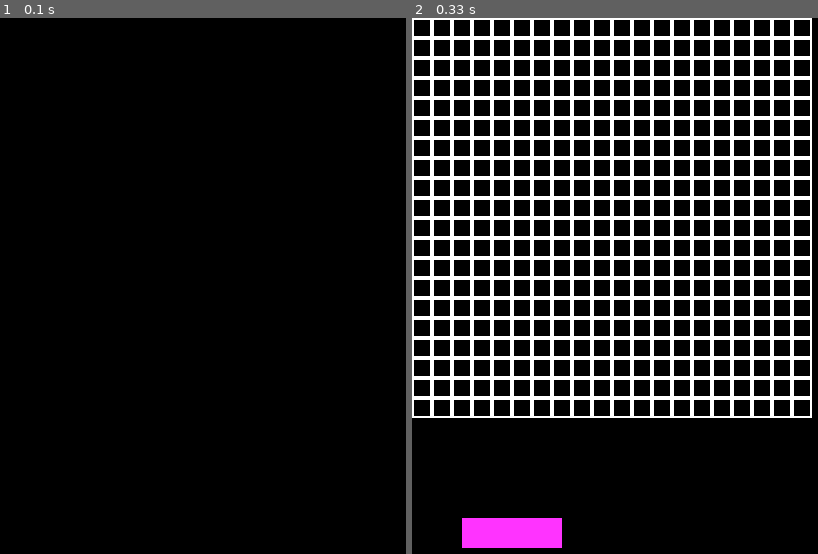
Above: before the commit, frames 1-2 (left to right).
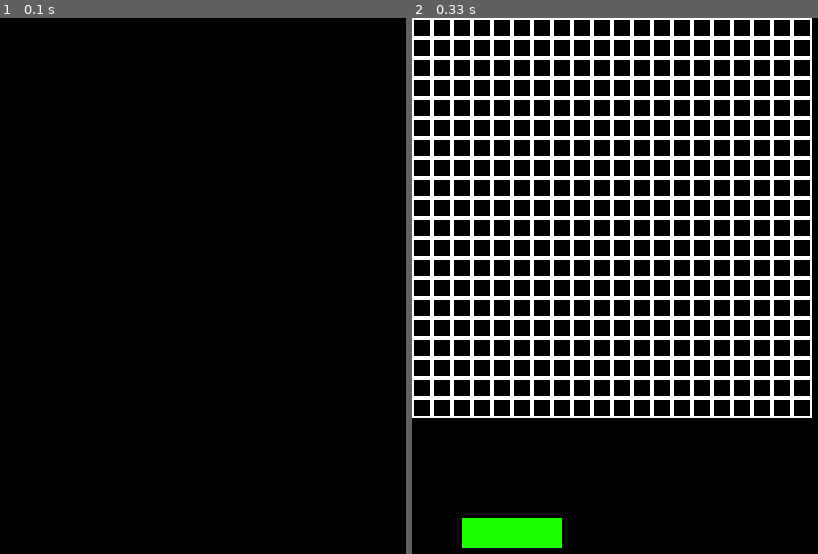
Above: after the commit, the same moments.

Repository: ghy99/MDP
Game: pygame game, started from Algorithm/main.py
Same seed, same stepped clock (60 frames per second), same inputs: the game is played once before the commit and once after it.
Inputs:
- Up to frame 1 (0.1 s): no input
- Up to frame 2 (0.33 s): no input

Frame 1 is identical in both runs. In frame 2, 1.4% of the frame differs, in the area x 12-37%, y 93-99%.

Commit message:
added requirements.txt, button in pygame

Diff:
--- a/Algorithm/main.py
+++ b/Algorithm/main.py
@@ -112,6 +112,5 @@
     # grid, obstacles = initGrid()
     # runAlgo(grid, obstacles)
     sim = Simulation()
-    # sim.drawGrid()
     sim.runSimulation()
     ''' idk why the simulation not running LOL '''
--- a/Algorithm/simulation.py
+++ b/Algorithm/simulation.py
@@ -21,15 +21,18 @@
                 rect = pygame.Rect(x, y, settings.GRID_CELL_LENGTH * settings.SCALING_FACTOR, settings.GRID_CELL_LENGTH * settings.SCALING_FACTOR)
                 pygame.draw.rect(cls.screen, settings.WHITE, rect, 2)
 
+    ''' How to add texts?? '''
     def drawButtons(cls, xpos, ypos, color):
         startButton = pygame.Rect(xpos, ypos, settings.BUTTON_LENGTH, settings.BUTTON_WIDTH)
+
         pygame.draw.rect(cls.screen, color, startButton)
+
 
     def runSimulation(self):
         # bg = pygame.image.load(os.path.join("./images/", "white.png"))
         self.clock = pygame.time.Clock()
         self.drawGrid()
-        self.drawButtons(50, 500, settings.PINK)
+        self.drawButtons(50, 500, settings.GREEN)
         while True:
 
             self.clock.tick(10)     # 10 frames per second apparently
@@ -39,4 +42,7 @@
                 if event.type == pygame.QUIT:
                     pygame.quit()
                     sys.exit()
+                elif event.type == pygame.MOUSEBUTTONDOWN:
+                    if (50 < x < x + settings.BUTTON_LENGTH) and (500 < y < y + settings.BUTTON_WIDTH):
+                        print("START BUTTON IS CLICKED!!! I REPEAT, START BUTTON IS CLICKED!!!")
             pygame.display.update()
Not shown, added: requirements.txt
